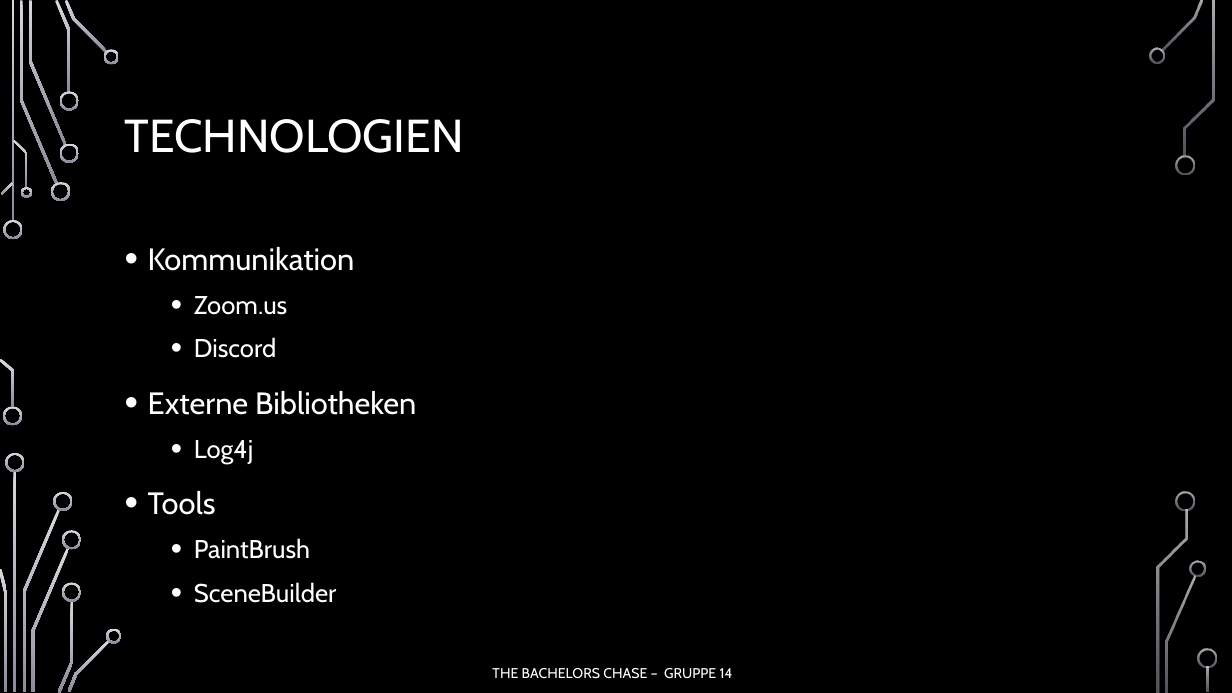
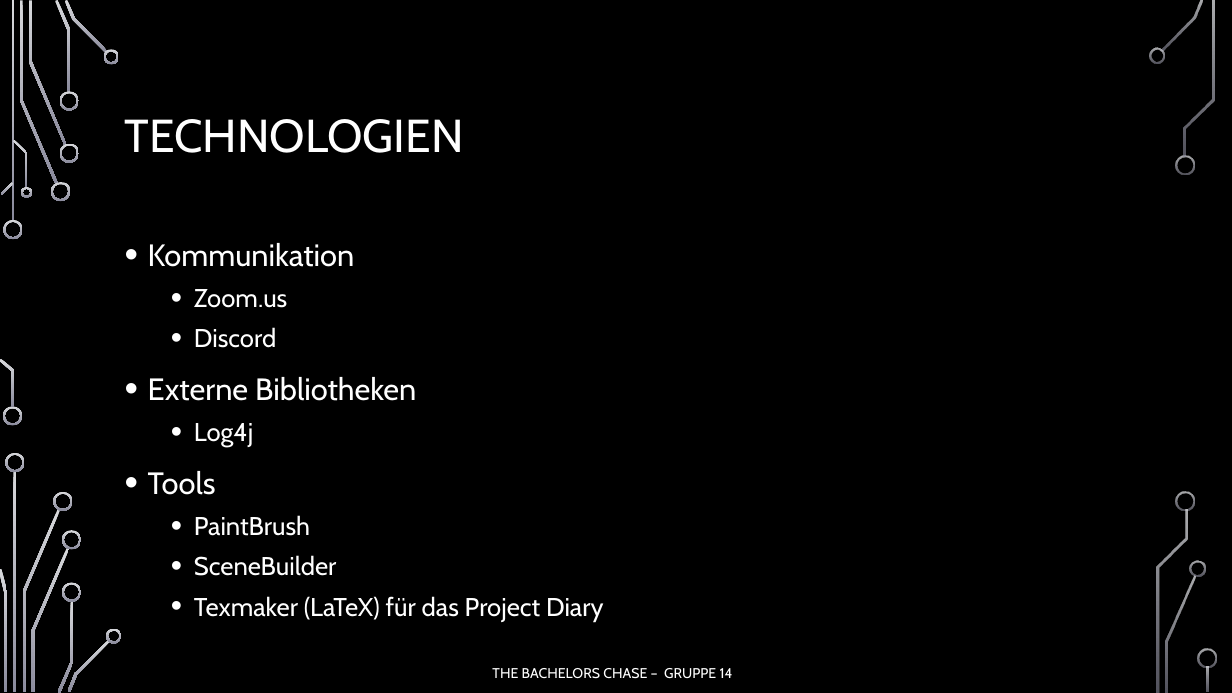
Before and after one commit to jnussbaum/TheBachelorsChaseGame, a slide deck: slide 6 of documents/Meilensteine/Meilenstein V/Meilenstein_5_Präsentation.pptx. Drawn at 1232x693 pixels with LibreOffice and Linux fonts; fonts in the diff are those of the drawing; background and template pictures are left out. Boxes give left, top, right and bottom in pixels: in the first picture for what was removed or moved away, otherwise in the second. Text is boxed around its words. In the diff, an @@ line names an element or a change of style, - is before the commit and + after.

```diff
--- a/documents/Meilensteine/Meilenstein V/Meilenstein_5_Präsentation.pptx
+++ b/documents/Meilensteine/Meilenstein V/Meilenstein_5_Präsentation.pptx
@@ text at (x1=148, y1=243, x2=416, y2=576): line spacing 1.2 to 1.1 @@
@@ text at (x1=194, y1=596, x2=604, y2=621): paragraph added @@
+  • Texmaker (LaTeX) für das Project Diary
```
Also in this commit, not shown: 5 other slides changed, 1 slide added.
